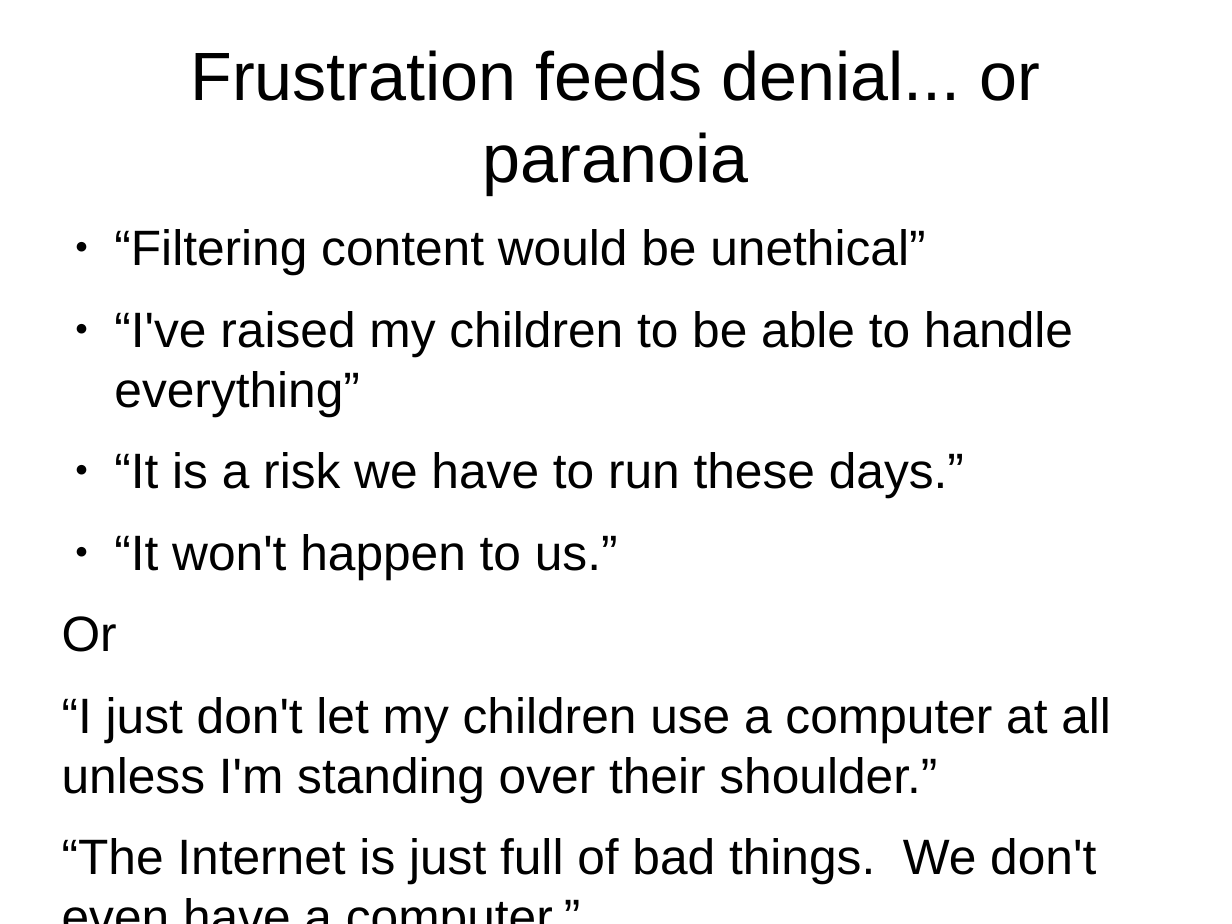
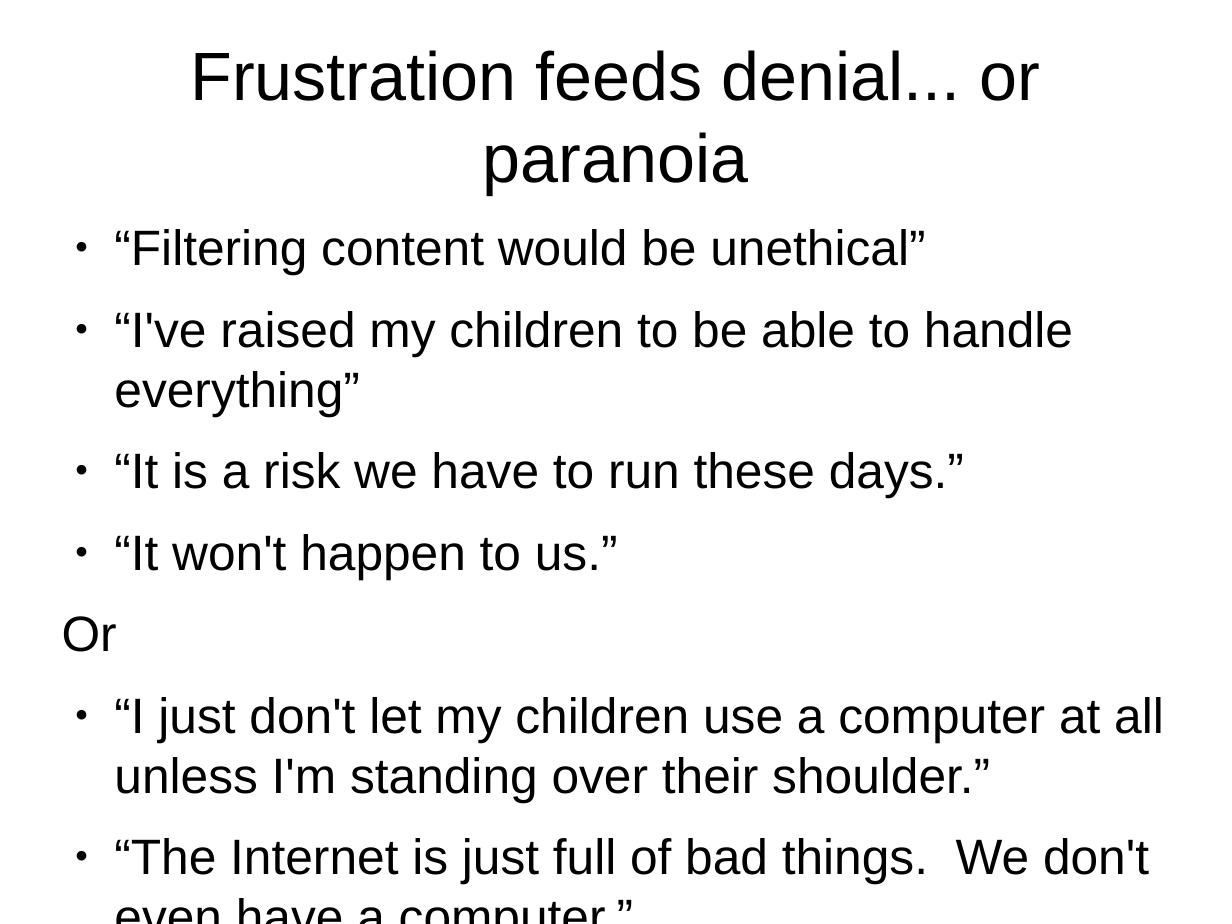
Before and after one commit to cschreiner/kindsicher, a slide deck: slide 8 of proj/presentation_dec09/CAS.odp (slide 7 before the commit). Drawn at 1232x924 pixels with LibreOffice and Linux fonts; fonts in the diff are those of the drawing. Boxes give left, top, right and bottom in pixels: in the first picture for what was removed or moved away, otherwise in the second. Text is boxed around its words. In the diff, an @@ line names an element or a change of style, - is before the commit and + after.

```diff
--- a/proj/presentation_dec09/CAS.odp
+++ b/proj/presentation_dec09/CAS.odp
@@ text at (114, 697, 1164, 884): bullet none to ● @@
```
Also in this commit, not shown: 8 other slides changed, 2 slides added, 1 slide removed.
